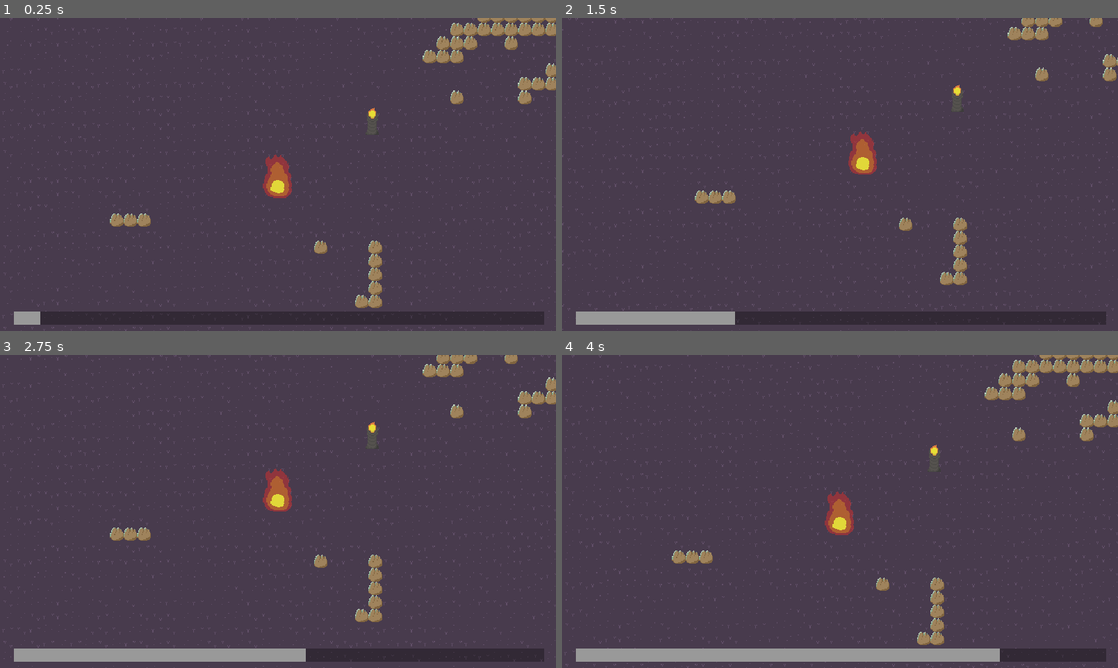
Above: before the commit, frames 1-4 (two rows, left to right).
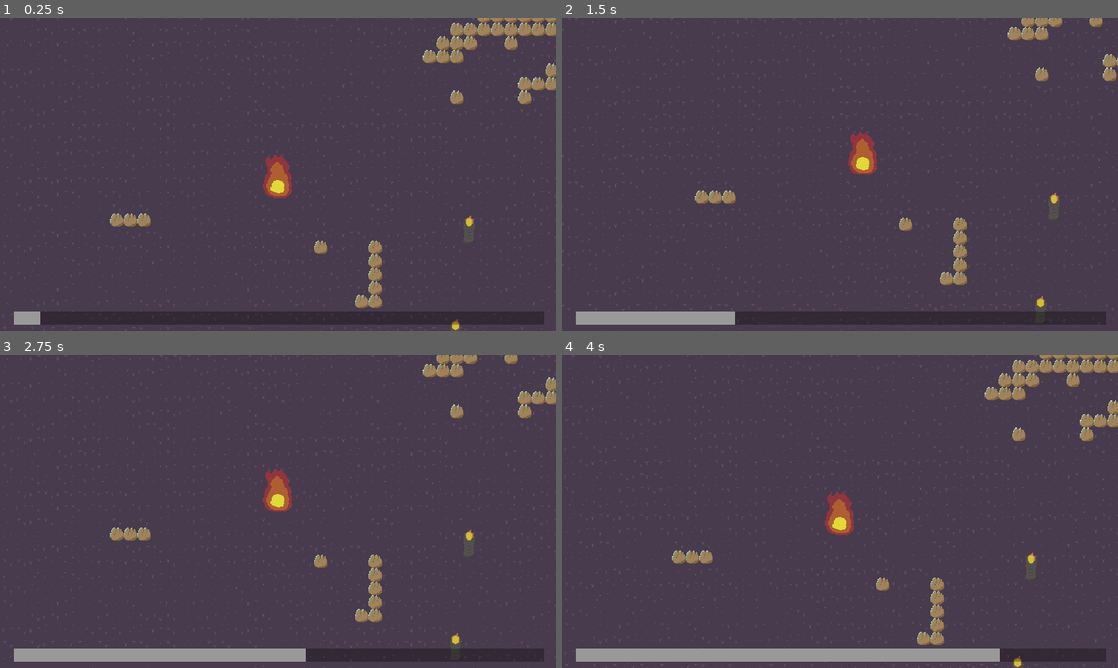
Above: after the commit, the same moments.

Repository: sushitoad/tower-defense-prototype
Game: Godot game, scene res://scenes/test_scene.tscn
Same seed, same stepped clock (60 frames per second), same inputs: the game is played once before the commit and once after it.
Inputs (mouse positions are in pixels of both pictures, inside the frame that each line leads up to):
- Up to frame 1 (0.25 s): no input
- Up to frame 2 (1.5 s): move the mouse to (962, 158) at 0.52 s; tap S (CameraDown) at 0.6 s; move the mouse to (728, 190) at 1.27 s; tap A (CameraLeft) at 1.35 s
- Up to frame 3 (2.75 s): move the mouse to (333, 442) at 2.02 s; tap D (CameraRight) at 2.1 s
- Up to frame 4 (4 s): move the mouse to (812, 574) at 2.77 s; tap W (CameraUp) at 2.85 s; move the mouse to (1006, 558) at 3.52 s; click (1006, 558) at 3.6 s

The runs differ from the first frame. In frame 1, 0.1% of the frame differs, in the area x 66-86%, y 28-100%; in frame 2, 0.1%, in the area x 70-90%, y 21-94%; in frame 3, 0.1%; in frame 4, 0.1%.

Commit message:
lightburn visual
also lots of screwing around

Diff:
--- a/scenes/Autoloads/BeaconType.tscn
+++ /dev/null
@@ -1,6 +0,0 @@
-[gd_scene load_steps=2 format=3 uid="uid://5u3s0l2e7tq7"]
-
-[ext_resource type="Script" uid="uid://drgvmg56jqmao" path="res://scripts/Autoloads/beacon_type.gd" id="1_1grqq"]
-
-[node name="BeaconTypeEnum" type="Node"]
-script = ExtResource("1_1grqq")
--- a/scenes/build_ui.tscn
+++ b/scenes/build_ui.tscn
@@ -59,9 +59,9 @@
 anchor_top = 1.0
 anchor_right = 0.5
 anchor_bottom = 1.0
-offset_left = -119.0
-offset_top = -66.0
-offset_right = -14.0
+offset_left = -152.0
+offset_top = -66.0
+offset_right = -47.0
 offset_bottom = -35.0
 grow_horizontal = 2
 grow_vertical = 0
@@ -73,9 +73,9 @@
 anchor_top = 1.0
 anchor_right = 0.5
 anchor_bottom = 1.0
-offset_left = 11.0
-offset_top = -66.0
-offset_right = 127.0
+offset_left = 32.0
+offset_top = -66.0
+offset_right = 148.0
 offset_bottom = -35.0
 grow_horizontal = 2
 grow_vertical = 0
--- a/scenes/floating_orb_enemy.tscn
+++ b/scenes/floating_orb_enemy.tscn
@@ -1,6 +1,7 @@
-[gd_scene load_steps=5 format=3 uid="uid://ddiwxlxpx87cf"]
+[gd_scene load_steps=6 format=3 uid="uid://ddiwxlxpx87cf"]
 
 [ext_resource type="Script" uid="uid://b1wxb56uxo5eq" path="res://scripts/enemy.gd" id="1_pv3vx"]
+[ext_resource type="Texture2D" uid="uid://b7ydg16pk8awo" path="res://art/lightburn status proto 2.png" id="2_d5m6o"]
 [ext_resource type="Texture2D" uid="uid://d2py12igykmqc" path="res://art/floating orb enemy proto 2.png" id="2_pv3vx"]
 
 [sub_resource type="SpriteFrames" id="SpriteFrames_pv3vx"]
@@ -35,6 +36,11 @@
 range = 40.0
 hasFacing = true
 
+[node name="LightburnSprite2D" type="Sprite2D" parent="."]
+visible = false
+position = Vector2(0, 4)
+texture = ExtResource("2_d5m6o")
+
 [node name="AnimatedSprite2D" type="AnimatedSprite2D" parent="."]
 sprite_frames = SubResource("SpriteFrames_pv3vx")
 animation = &"stand"
--- a/scenes/stalker_enemy.tscn
+++ b/scenes/stalker_enemy.tscn
@@ -1,7 +1,8 @@
-[gd_scene load_steps=8 format=3 uid="uid://d0oom0k2b8ssg"]
+[gd_scene load_steps=9 format=3 uid="uid://d0oom0k2b8ssg"]
 
 [ext_resource type="Script" uid="uid://b1wxb56uxo5eq" path="res://scripts/enemy.gd" id="1_i8de8"]
 [ext_resource type="Texture2D" uid="uid://b7yqlarrbx0es" path="res://art/stalker enemy proto 1.png" id="2_i8de8"]
+[ext_resource type="Texture2D" uid="uid://b7ydg16pk8awo" path="res://art/lightburn status proto 2.png" id="2_sq1rc"]
 
 [sub_resource type="AtlasTexture" id="AtlasTexture_sq1rc"]
 atlas = ExtResource("2_i8de8")
@@ -52,6 +53,11 @@
 attackSpeed = 2.0
 seeksHeartfire = true
 
+[node name="LightburnSprite2D" type="Sprite2D" parent="."]
+visible = false
+position = Vector2(0, 12)
+texture = ExtResource("2_sq1rc")
+
 [node name="AnimatedSprite2D" type="AnimatedSprite2D" parent="."]
 sprite_frames = SubResource("SpriteFrames_3whrh")
 animation = &"walk"
--- a/scenes/test_scene.tscn
+++ b/scenes/test_scene.tscn
@@ -105,17 +105,7 @@
 position = Vector2(601, 541)
 
 [node name="PrismBeacon" parent="." instance=ExtResource("11_6qxox")]
-position = Vector2(709, 468)
-maxHealth = 100
-allure = 10.0
-dormantTime = 10.0
-dormantColor = Color(1, 1, 1, 0.5)
-distanceNeededToPlace = 40.0
+position = Vector2(823, 595)
 
 [node name="PrismBeacon2" parent="." instance=ExtResource("11_6qxox")]
-position = Vector2(709, 468)
-maxHealth = 100
-allure = 10.0
-dormantTime = 10.0
-dormantColor = Color(1, 1, 1, 0.5)
-distanceNeededToPlace = 40.0
+position = Vector2(807, 717)
--- a/scripts/Autoloads/beacon_type.gd
+++ b/scripts/Autoloads/global_enums.gd
@@ -1,5 +1,5 @@
 
-class_name BeaconTypeEnum
+class_name GlobalEnums
 #maybe just give it a class name
 
 enum BeaconType { BASIC, CHARGE, HEARTFIRE, LIGHTBURN, PRISM }
--- a/scripts/StatusEffectScripts/lightburn_status.gd
+++ b/scripts/StatusEffectScripts/lightburn_status.gd
@@ -1,5 +1,6 @@
 extends Timer
 
+signal effect_end
 @export var effectEndCounter: int = 5
 
 @onready var effectEndStartingValue: int = effectEndCounter
@@ -7,4 +8,5 @@
 func _on_timeout() -> void:
 	effectEndCounter -= 1
 	if effectEndCounter <= 0:
+		effect_end.emit()
 		queue_free()
--- a/scripts/beacon.gd
+++ b/scripts/beacon.gd
@@ -9,7 +9,7 @@
 @export var dormantTime: float = 10
 @export var dormantColor: Color = Color(1, 1, 1, 0.5)
 @export var distanceNeededToPlace: float = 40
-@export var beaconType: BeaconTypeEnum.BeaconType
+@export var beaconType: GlobalEnums.BeaconType
 var currentHealth: int
 var baseColor: Color
 var isDestroyed: bool = false
@@ -20,7 +20,7 @@
 	baseColor = $Sprite2D.modulate
 	currentHealth = maxHealth
 	isDestroyed = false
-	if beaconType != BeaconTypeEnum.BeaconType.HEARTFIRE:
+	if beaconType != GlobalEnums.BeaconType.HEARTFIRE:
 		$DormantTimer.timeout.connect(WakeThisBeacon)
 
 func _process(delta: float) -> void:
@@ -47,7 +47,7 @@
 		isDestroyed = true
 		$CollisionShape2D.disabled = true
 		on_destroyed.emit()
-		if beaconType != BeaconTypeEnum.BeaconType.HEARTFIRE:
+		if beaconType != GlobalEnums.BeaconType.HEARTFIRE:
 			$DormantTimer.start(dormantTime)
 			$Sprite2D.modulate = dormantColor
 		else:
--- a/scripts/beacon_manager.gd
+++ b/scripts/beacon_manager.gd
@@ -11,16 +11,16 @@
 var mousePosition: Vector2
 
 #enum BeaconType { BASIC, CHARGE, HEARTFIRE, LIGHTBURN }
-var beaconTypeToPlace: BeaconTypeEnum.BeaconType
+var beaconTypeToPlace: GlobalEnums.BeaconType
 var newBeacon: StaticBody2D
 
 func _ready() -> void:
 	var basicButtion = buildUI.find_child("BasicTowerButton")
-	basicButtion.pressed.connect(SpawnBeacon.bind(BeaconTypeEnum.BeaconType.BASIC))
+	basicButtion.pressed.connect(SpawnBeacon.bind(GlobalEnums.BeaconType.BASIC))
 	var chargeButtion = buildUI.find_child("ChargeTowerButton")
-	chargeButtion.pressed.connect(SpawnBeacon.bind(BeaconTypeEnum.BeaconType.CHARGE))
+	chargeButtion.pressed.connect(SpawnBeacon.bind(GlobalEnums.BeaconType.CHARGE))
 	var lightburnButton = buildUI.find_child("LightburnBeaconButton")
-	lightburnButton.pressed.connect(SpawnBeacon.bind(BeaconTypeEnum.BeaconType.LIGHTBURN))
+	lightburnButton.pressed.connect(SpawnBeacon.bind(GlobalEnums.BeaconType.LIGHTBURN))
 
 
 func _process(delta: float) -> void:
@@ -32,7 +32,7 @@
 			if newBeacon.isBeingPlaced and !newBeacon.tooCloseToOthers:
 				PlaceSpawnedBeacon()
 
-func SpawnBeacon(type: BeaconTypeEnum.BeaconType):
+func SpawnBeacon(type: GlobalEnums.BeaconType):
 	placingBeacon = true
 	match type:
 		0:
--- a/scripts/enemy.gd
+++ b/scripts/enemy.gd
@@ -22,7 +22,7 @@
 var targetableBeacons: Array[StaticBody2D]
 
 @onready var lightburnStatus: PackedScene = preload("res://scenes/StatusEffects/lightburn_status.tscn")
-
+@onready var lightburnSprite: Sprite2D = $LightburnSprite2D
 @onready var collisionShape = $CollisionShape2D.shape
 
 func _ready() -> void:
@@ -95,12 +95,12 @@
 		#weighs the search based on enemy personality
 		var allureMultiplier: float = 1
 		if seeksHeartfire:
-			if beacon.beaconType == 2:
+			if beacon.beaconType == GlobalEnums.BeaconType.HEARTFIRE:
 				allureMultiplier = 5
 			else:
 				allureMultiplier = 0.2
 		else:
-			if beacon.beaconType == 2:
+			if beacon.beaconType == GlobalEnums.BeaconType.HEARTFIRE:
 				allureMultiplier = 0.4
 			else:
 				allureMultiplier = 1
@@ -159,6 +159,8 @@
 		var newStatus = lightburnStatus.instantiate()
 		add_child(newStatus)
 		newStatus.timeout.connect(TakeDamage.bind(burnDamage))
+		newStatus.effect_end.connect(EndLightburnEffect)
+		lightburnSprite.visible = true
 	else:
 		ResetBurnCounter()
 
@@ -166,3 +168,6 @@
 	var burnStatus = $LightburnStatus
 	if burnStatus != null:
 		burnStatus.effectEndCounter = burnStatus.effectEndStartingValue
+
+func EndLightburnEffect():
+	lightburnSprite.visible = false
--- a/scripts/lightburn_beacon.gd
+++ b/scripts/lightburn_beacon.gd
@@ -12,6 +12,7 @@
 	$AttackTimer.wait_time = attackSpeed
 	beacon.on_destroyed.connect(StopLightburnEffect)
 	beacon.on_awoke.connect(ActivateLightburnEffect)
+	#ActivateLightburnEffect()
 
 func _on_body_entered(body: Node2D) -> void:
 	if body.is_in_group("enemy"):
--- a/scripts/prism_beacon.gd
+++ b/scripts/prism_beacon.gd
@@ -94,8 +94,11 @@
 		#free it if thee are less buddies than lines
 		#update draw to point to current buddies each frame
 
+func DrawLineToPrismBuddy(buddy: StaticBody2D):
+	pass
+
 func _on_prism_buddies_area_2d_body_entered(body: Node2D) -> void:
-	if body.is_in_group("beacon") and body.beaconType == BeaconTypeEnum.BeaconType.PRISM:
+	if body.is_in_group("beacon") and body.beaconType == GlobalEnums.BeaconType.PRISM:
 		potentialPrismBuddies.append(body)
 
 func _on_prism_buddies_area_2d_body_exited(body: Node2D) -> void:
Binary file added: Aseprite files/lightburn status proto 2.aseprite
Binary file added: art/lightburn status proto 2.png
Not shown, added: art/lightburn status proto 2.png.import
Renamed: scripts/Autoloads/beacon_type.gd.uid -> scripts/Autoloads/global_enums.gd.uid
